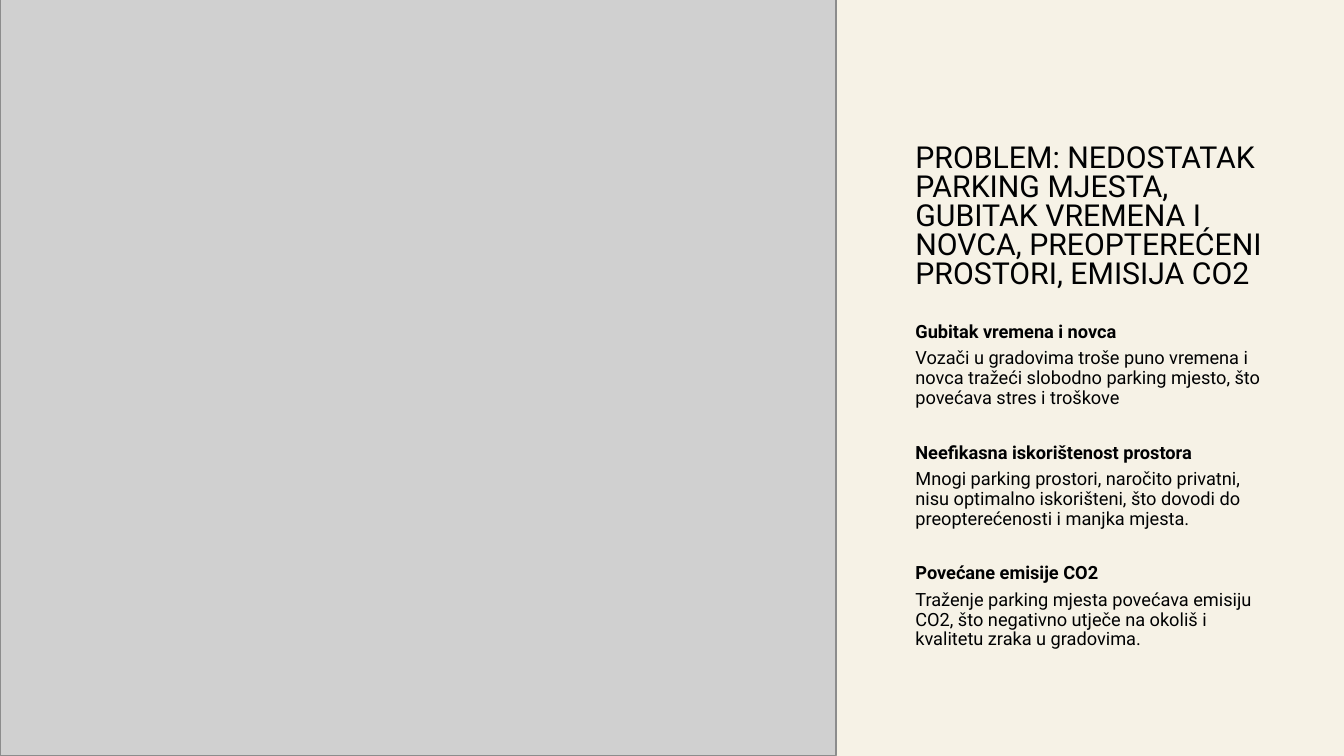
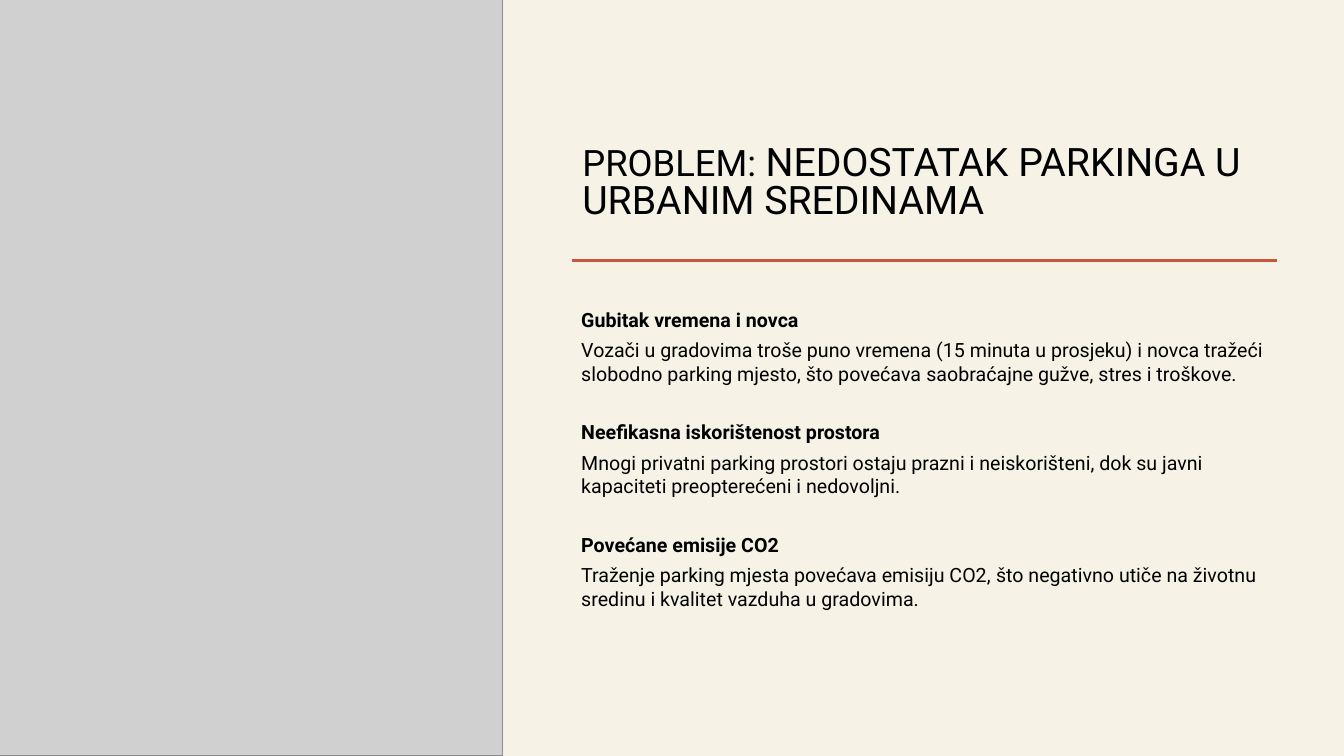
Before and after one commit to MastilovicRadoslav/startup_launch_simulation, a slide deck: slide 2 of Pitch presentation.pptx. Drawn at 1344x756 pixels with LibreOffice and Linux fonts; fonts in the diff are those of the drawing; grey boxes stand for pictures. Boxes give left, top, right and bottom in pixels: in the first picture for what was removed or moved away, otherwise in the second. Text is boxed around its words. In the diff, an @@ line names an element or a change of style, - is before the commit and + after.

```diff
--- a/Pitch presentation.pptx
+++ b/Pitch presentation.pptx
@@ picture: place and size @@
-picture at [0,0,836,756]
+picture at [0,0,503,756]
@@ title at [582,147,1240,215]: text changed; size 21.6 to 28 pt @@
-PROBLEM: NEDOSTATAK PARKING MJESTA, GUBITAK VREMENA I NOVCA, PREOPTEREĆENI PROSTORI, EMISIJA CO2
+PROBLEM: NEDOSTATAK PARKINGA U URBANIM SREDINAMA
@@ line added from (573, 260) to (1277, 260), #CC563B 2.5 pt @@
@@ text "Gubitak vremena i novca": place and size @@
-text "Gubitak vremena i novca" at [915,324,1261,649]
+text "Gubitak vremena i novca" at [581,312,1262,610]
@@ text at [581,312,880,556]: size 13 to 14 pt in "Gubitak vremena i novca", "Neefikasna iskorištenost prostora", "Povećane emisije CO2"; line spacing 0.9 to 1 @@
@@ text at [581,341,1262,385]: text changed; size 13 to 14 pt @@
-  Vozači u gradovima troše puno vremena i novca tražeći slobodno parking mjesto, što povećava stres i troškove
+  Vozači u gradovima troše puno vremena (15 minuta u prosjeku) i novca tražeći slobodno parking mjesto, što povećava saobraćajne gužve, stres i troškove.
@@ text at [581,455,1202,497]: text changed; size 13 to 14 pt @@
-  Mnogi parking prostori, naročito privatni, nisu optimalno iskorišteni, što dovodi do preopterećenosti i manjka mjesta.
+  Mnogi privatni parking prostori ostaju prazni i neiskorišteni, dok su javni kapaciteti preopterećeni i nedovoljni.
@@ text at [581,567,1256,610]: text changed; size 13 to 14 pt @@
-  Traženje parking mjesta povećava emisiju CO2, što negativno utječe na okoliš i kvalitetu zraka u gradovima.
+  Traženje parking mjesta povećava emisiju CO2, što negativno utiče na životnu sredinu i kvalitet vazduha u gradovima.
```
Also in this commit, not shown: 5 other slides changed, 1 slide added, 1 slide removed, 1 other file.
